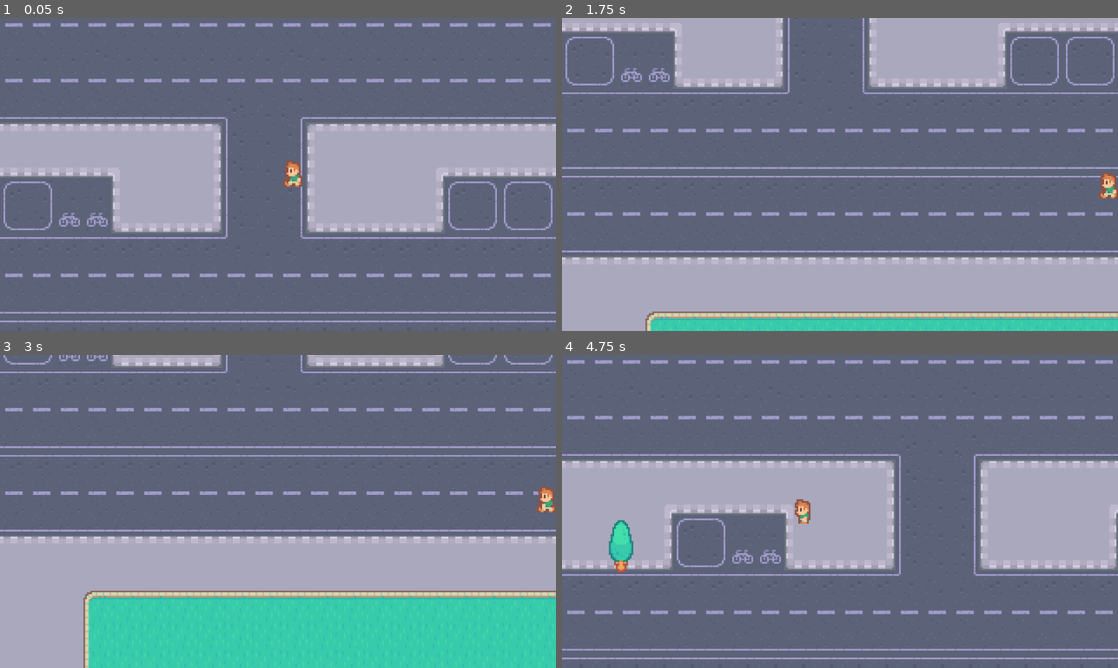
Above: before the commit, frames 1-4 (two rows, left to right).
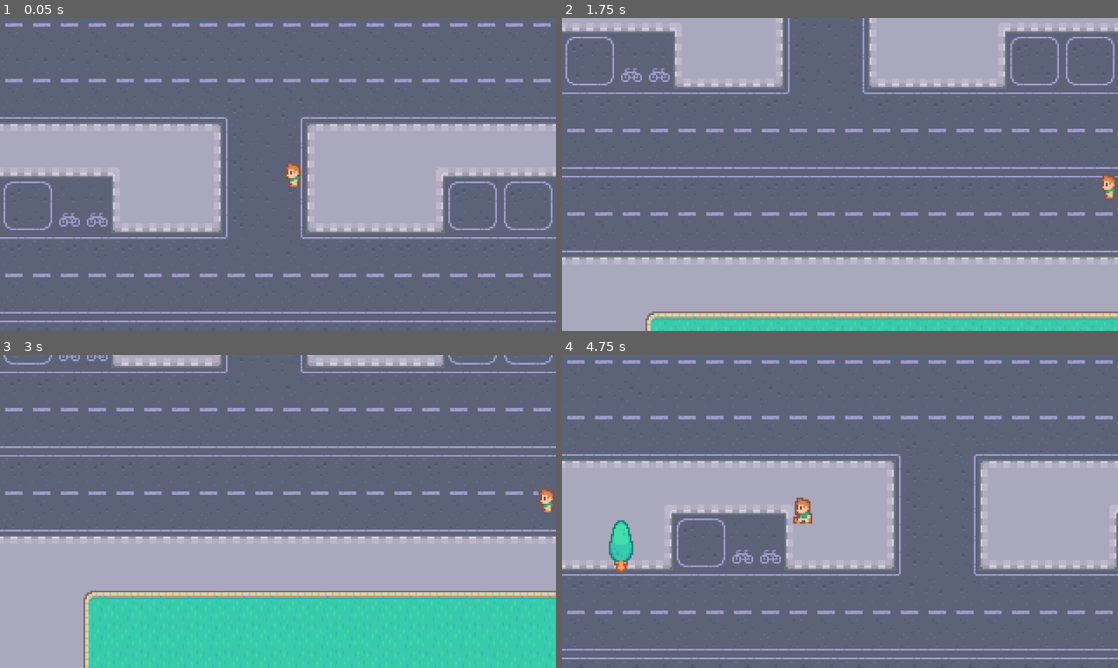
Above: after the commit, the same moments.

Repository: rachmi00/godot-lessons
Game: Godot game, scene res://scenes/game.tscn
The game is run twice, just before and just after one commit, with the same random seed, the same clock (stepped at 60 frames per second) and the same inputs.
Inputs:
- Up to frame 1 (0.05 s): no input
- Up to frame 2 (1.75 s): hold Right (right) 0.53-1.28 s; tap Space (space) at 0.6, 1.35 s; hold S (down) from 1.28 s (still down)
- Up to frame 3 (3 s): release S (down) at 2.03 s; hold Right (right) 2.03-2.78 s; tap Space (space) at 2.1, 2.85 s; hold W (up) from 2.78 s (still down)
- Up to frame 4 (4.75 s): release W (up) at 3.53 s; hold A (left) from 3.53 s (still down); tap Space (space) at 3.6, 4.35 s

The runs differ from the first frame. In frame 1, 0.2% of the frame differs, in the area x 50-55%, y 45-54%; in frame 2, 0.1%; in frame 3, 0.1%; in frame 4, 0.2%, in the area x 41-45%, y 45-54%.

Commit message:
feat: Player script updated to move player only when a direction key is pressed

Diff:
--- a/scenes/player.gd
+++ b/scenes/player.gd
@@ -16,7 +16,14 @@
 func _physics_process(_delta: float) -> void:
 	direction = Input.get_vector("left", "right", "up", "down")
 	velocity = direction * speed
+	animation()
 	move_and_slide()
 
 	if Input.is_action_just_pressed("space"):
 		print("something")
+
+func animation():
+	if direction:
+		pass
+	else:
+		$AnimatedSprite2D2.frame = 0
--- a/scenes/player.tscn
+++ b/scenes/player.tscn
@@ -56,9 +56,11 @@
 [node name="AnimatedSprite2D" type="AnimatedSprite2D" parent="."]
 sprite_frames = SubResource("SpriteFrames_b73oo")
 animation = &"left"
+frame = 2
+frame_progress = 0.978012
 
 [node name="AnimatedSprite2D2" type="AnimatedSprite2D" parent="."]
 sprite_frames = SubResource("SpriteFrames_b73oo")
 animation = &"left"
 autoplay = "left"
-frame_progress = 0.977317
+frame_progress = 0.966066
